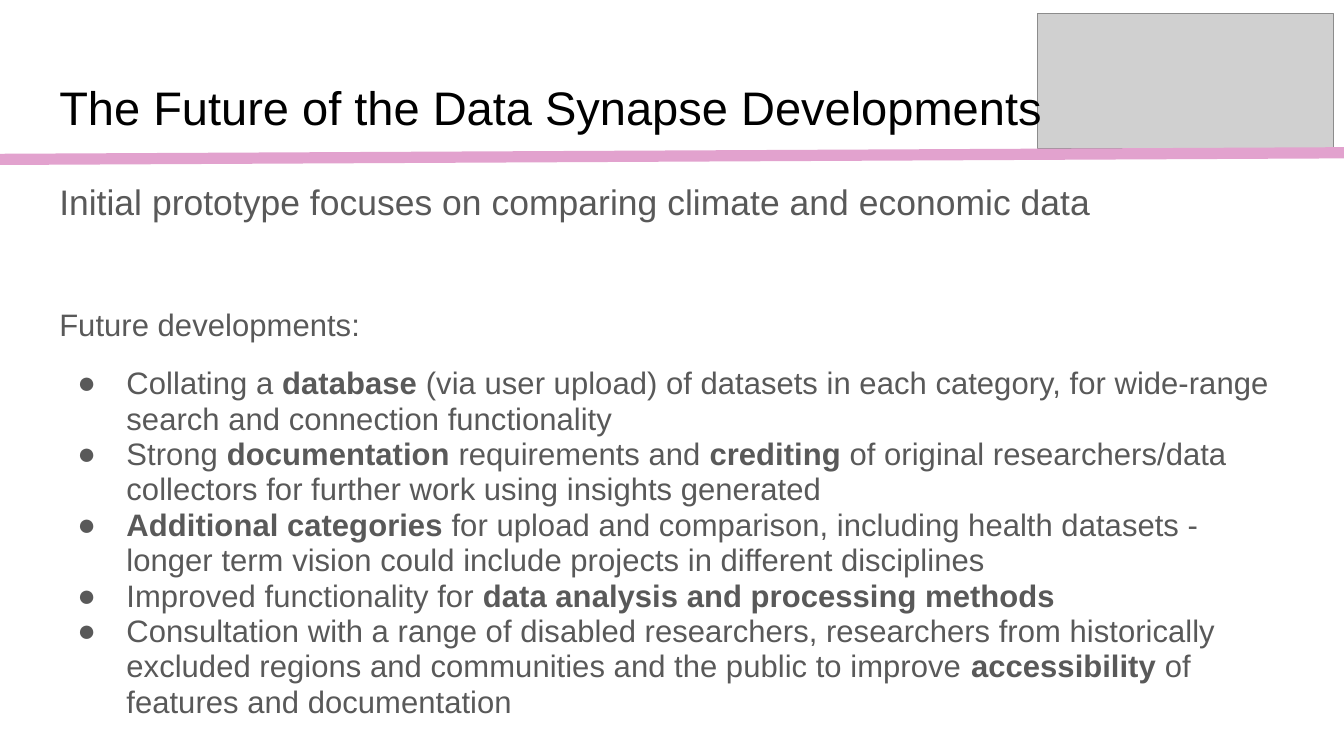
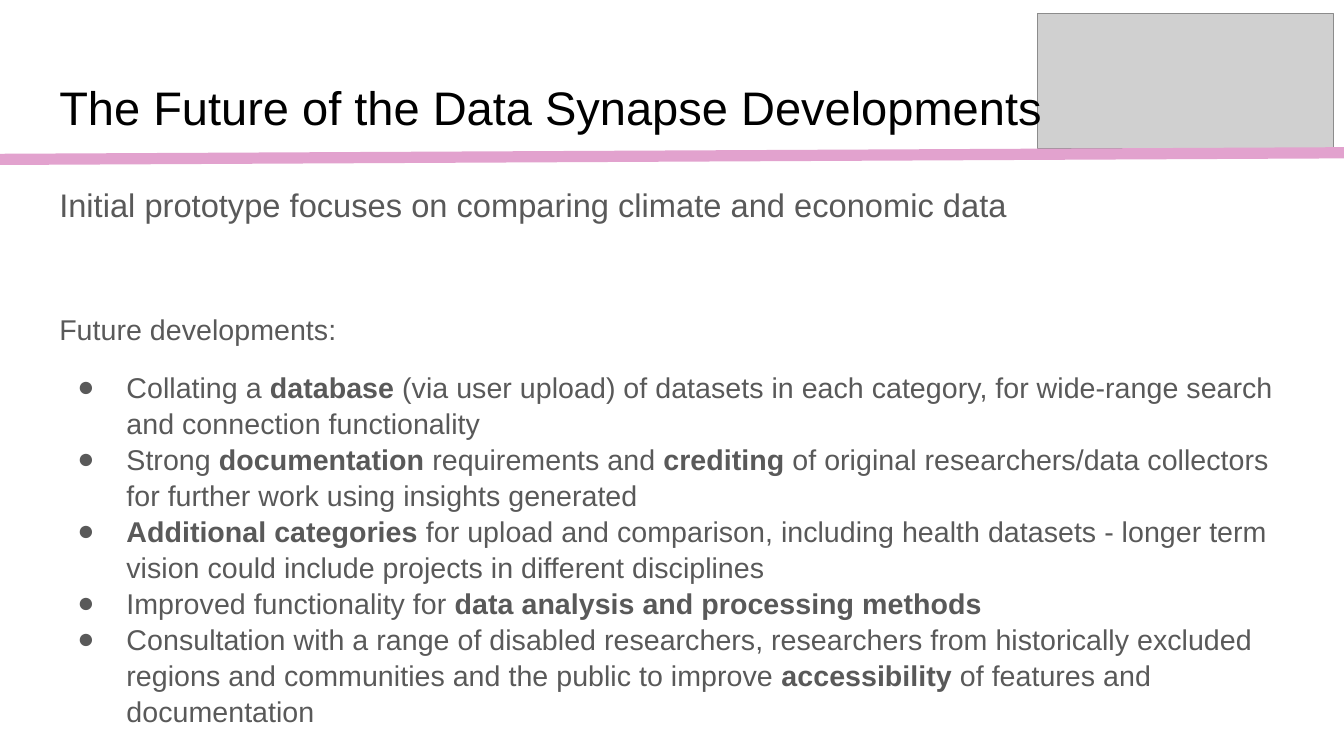
Before and after one commit to WellcomeIdeathon2023/The_York_Vectors, a slide deck: slide 13 of results/York Vectors presentation.pptx. Drawn at 1344x756 pixels with LibreOffice and Linux fonts; fonts in the diff are those of the drawing; grey boxes stand for pictures. Boxes give left, top, right and bottom in pixels: in the first picture for what was removed or moved away, otherwise in the second. Text is boxed around its words. In the diff, an @@ line names an element or a change of style, - is before the commit and + after.

```diff
--- a/results/York Vectors presentation.pptx
+++ b/results/York Vectors presentation.pptx
@@ text "Initial prototype focuses on comparing ..." at box(59, 193, 1272, 723): size 19 to 17.5 pt in "Initial prototype focuses on comparing climate and ..."; size 16.6 to 15.3 pt; line spacing 0.95 to 1.05 @@
```
Also in this commit, not shown: 4 other files.
